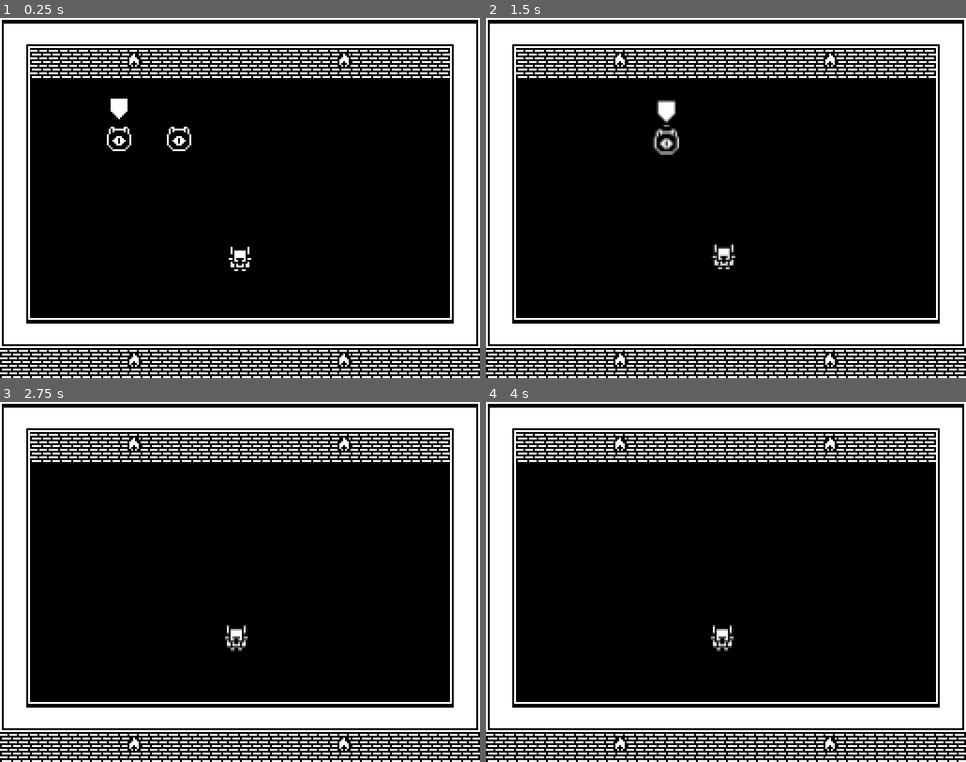
Above: before the commit, frames 1-4 (two rows, left to right).
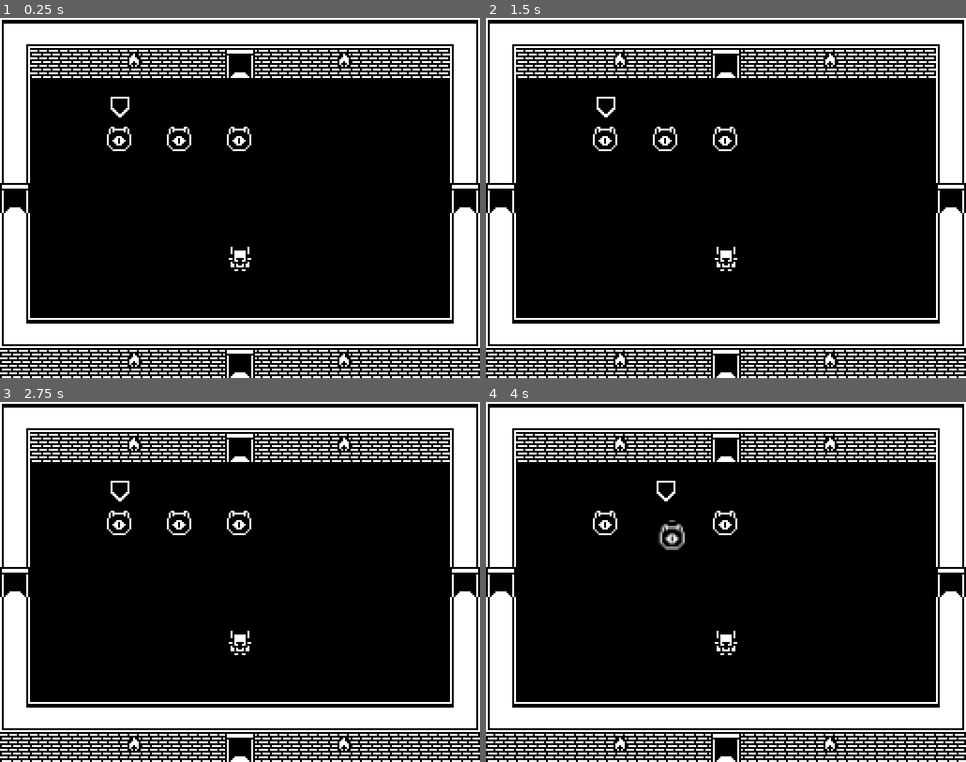
Above: after the commit, the same moments.

Repository: scytail/LiteCrawl2
Game: Godot game, scene res://scenes/game.tscn
Same seed, same stepped clock (60 frames per second), same inputs: the game is played once before the commit and once after it.
Inputs:
- Up to frame 1 (0.25 s): no input
- Up to frame 2 (1.5 s): tap Enter at 0.5 s; hold Space (action) 0.53-1.28 s; tap Tab (change target) at 1.35 s
- Up to frame 3 (2.75 s): tap Space (action) at 2 s; hold Space (action) from 2.03 s (still down)
- Up to frame 4 (4 s): release Space (action) at 2.78 s; tap Tab (change target) at 2.85 s; tap Enter at 3.5 s; hold Space (action) from 3.53 s (still down)

The runs differ from the first frame. In frame 1, 1.6% of the frame differs, in the area x 0-100%, y 8-100%; in frame 2, 2.4%; in frame 3, 2.0%; in frame 4, 2.1%.
Error before the commit: Cannot call method 'queue_free' on a null value. (res://scripts/manager.gd:112)

Commit message:
updated pointer; generate doors
doors now generate based on the map location
updated pointer to be more visual
fixed some of the action process to be more flexible
updated "enemy" class to be "fightable" to more generically describe its function

Diff:
--- a/resources/grid/enemy_room_option.gd
+++ b/resources/grid/enemy_room_option.gd
@@ -7,21 +7,26 @@
 var cat_spawn_chance: int
 
 
-func generate_room() -> RoomData:
+func generate_room(left: bool, down: bool, up: bool, right: bool) -> RoomData:
 	var room_data = RoomData.new()
 	room_data.targetables.append_array(_generate_baddies())
 	room_data.targetables.append_array(_generate_goodies())
+	room_data.targetables.append_array(_generate_doors(left, down, up, right))
 	return room_data
 
 
 ## Creates bad stuff in the game
 func _generate_baddies() -> Array[Targetable]:
 	var baddies: Array[Targetable] = []
+	var baddie_x_spawn = 64
 	for enemy_counter in range(0, randi_range(enemy_spawn_range.x, enemy_spawn_range.y)):
-		var enemy: Enemy = Enemy.new()
+		var enemy = Fightable.new()
 		enemy.health_points = 1
 		enemy.attack_points = 1
+		enemy.spawn_coords = Vector2(baddie_x_spawn, 64)
 		baddies.append(enemy)
+
+		baddie_x_spawn += 32
 
 	return baddies
 
@@ -30,7 +35,29 @@
 func _generate_goodies() -> Array[Targetable]:
 	var goodies: Array[Targetable] = []
 	if randi_range(0,99) < cat_spawn_chance:
-		var cat: Targetable = Targetable.new()
+		var cat = Cat.new()
+		cat.spawn_coords = Vector2(192, 96)
 		goodies.append(cat)
 
 	return goodies
+
+
+func _generate_doors(left: bool, down: bool, up: bool, right: bool) -> Array[Targetable]:
+	var doors: Array[Targetable] = []
+	if left:
+		var door = Door.new()
+		door.spawn_coords = Vector2(8, 96)
+		doors.append(door)
+	if down:
+		var door = Door.new()
+		door.spawn_coords = Vector2(128, 184)
+		doors.append(door)
+	if up:
+		var door = Door.new()
+		door.spawn_coords = Vector2(128, 24)
+		doors.append(door)
+	if right:
+		var door = Door.new()
+		door.spawn_coords = Vector2(248, 96)
+		doors.append(door)
+	return doors
--- a/resources/grid/levelGrid.gd
+++ b/resources/grid/levelGrid.gd
@@ -2,7 +2,7 @@
 
 
 ## The grid coordinates of the room the player is currently in
-var current_room_coords = Vector2i()
+var current_room_coords = Vector2i(1,1)
 
 var _room_grid: Array[Array]
 
--- a/resources/grid/levelGridTemplate.gd
+++ b/resources/grid/levelGridTemplate.gd
@@ -15,7 +15,12 @@
 		for y in range(0, grid_dimensions.y):
 			var selected_room_option = room_options.pick_random()
 
-			var room_data = selected_room_option.generate_room()
+			var left = x > 0
+			var down = y < grid_dimensions.y - 1
+			var up = y > 0
+			var right = x < grid_dimensions.x - 1
+
+			var room_data = selected_room_option.generate_room(left, down, up, right)
 			level_grid.add_room(Vector2(x,y), room_data)
 
 	return level_grid
--- /dev/null
+++ b/resources/targetables/cat.gd
@@ -0,0 +1,6 @@
+class_name Cat
+extends Targetable
+
+
+func type():
+	return "Cat"
--- /dev/null
+++ b/resources/targetables/door.gd
@@ -0,0 +1,6 @@
+class_name Door
+extends Targetable
+
+
+func type():
+	return "Door"
--- a/resources/targetables/enemy.gd
+++ /dev/null
@@ -1,14 +0,0 @@
-class_name Enemy
-extends Targetable
-
-var health_points: int
-var attack_points: int
-
-
-func type():
-	return "Enemy"
-
-
-func act(target: Enemy):
-	scene.do_attack_animation(target.scene)
-	target.health_points -= attack_points
--- /dev/null
+++ b/resources/targetables/fightable.gd
@@ -0,0 +1,21 @@
+class_name Fightable
+extends Targetable
+
+var health_points: int
+var attack_points: int
+
+
+func type():
+	return "Fightable"
+
+
+func act(target: Targetable):
+	scene.do_attack_animation(target.scene)
+	target.act_on(self)
+
+
+func act_on(actor: Targetable):
+	# TODO: actor should dictate how it's acting on the target, not
+	#       the other way around
+	if actor.type() == "Fightable":
+		health_points -= actor.attack_points
--- a/resources/targetables/player.gd
+++ b/resources/targetables/player.gd
@@ -1,5 +1,5 @@
 class_name Player
-extends Enemy
+extends Fightable
 
 
 func type():
--- a/resources/targetables/targetable.gd
+++ b/resources/targetables/targetable.gd
@@ -2,6 +2,7 @@
 extends Resource
 
 var scene: Node2D
+var spawn_coords: Vector2
 
 
 ## The type of targetable
@@ -10,10 +11,10 @@
 
 
 ## Triggers when the targetable acts
-func act(_player: Player):
+func act(_target: Targetable):
 	pass
 
 
 ## Triggers when the targetable is acted on
-func act_on(_player: Player):
+func act_on(_actor: Targetable):
 	pass
--- /dev/null
+++ b/scenes/door.tscn
@@ -0,0 +1,15 @@
+[gd_scene load_steps=4 format=3 uid="uid://ce7vhkk0pdhht"]
+
+[ext_resource type="Script" path="res://scripts/scenes/targetable_body.gd" id="1_e3yl2"]
+[ext_resource type="Texture2D" uid="uid://dkk8q8rgbjmxn" path="res://sprites/World_spritesheet_16x16.png" id="2_yhwni"]
+
+[sub_resource type="AtlasTexture" id="AtlasTexture_kegro"]
+atlas = ExtResource("2_yhwni")
+region = Rect2(0, 64, 16, 16)
+
+[node name="Door" type="CharacterBody2D"]
+motion_mode = 1
+script = ExtResource("1_e3yl2")
+
+[node name="Sprite2D" type="Sprite2D" parent="."]
+texture = SubResource("AtlasTexture_kegro")
--- a/scenes/game.tscn
+++ b/scenes/game.tscn
@@ -1,11 +1,11 @@
-[gd_scene load_steps=10 format=4 uid="uid://gsa875cdb1lf"]
+[gd_scene load_steps=9 format=4 uid="uid://gsa875cdb1lf"]
 
 [ext_resource type="PackedScene" uid="uid://bttqnha5niyt" path="res://scenes/player.tscn" id="1_op802"]
 [ext_resource type="TileSet" uid="uid://bqu7b1hpw4taw" path="res://sprites/world.tres" id="2_2sbvu"]
 [ext_resource type="Script" path="res://resources/grid/enemy_room_option.gd" id="3_caeyj"]
 [ext_resource type="Script" path="res://scripts/manager.gd" id="3_odegu"]
 [ext_resource type="Script" path="res://resources/grid/levelGridTemplate.gd" id="4_0fobp"]
-[ext_resource type="Texture2D" uid="uid://b6wspms2npesw" path="res://sprites/GUI_nobg_16x16.png" id="4_8mpew"]
+[ext_resource type="PackedScene" uid="uid://cmbf7k53r7pi2" path="res://scenes/pointer.tscn" id="6_yd85f"]
 
 [sub_resource type="Resource" id="Resource_0jgsq"]
 script = ExtResource("3_caeyj")
@@ -14,12 +14,8 @@
 
 [sub_resource type="Resource" id="Resource_pdl0n"]
 script = ExtResource("4_0fobp")
-grid_dimensions = Vector2i(2, 2)
+grid_dimensions = Vector2i(3, 3)
 room_options = Array[ExtResource("3_caeyj")]([SubResource("Resource_0jgsq")])
-
-[sub_resource type="AtlasTexture" id="AtlasTexture_84hpa"]
-atlas = ExtResource("4_8mpew")
-region = Rect2(0, 128, 16, 16)
 
 [node name="Game" type="Node2D"]
 
@@ -32,10 +28,9 @@
 gridTemplate = SubResource("Resource_pdl0n")
 enemy_scene_path = "res://scenes/DemonEye.tscn"
 cat_scene_path = "res://scenes/cat.tscn"
+door_scene_path = "res://scenes/door.tscn"
 
 [node name="Player" parent="Manager" instance=ExtResource("1_op802")]
 position = Vector2(128, 128)
 
-[node name="Pointer" type="Sprite2D" parent="Manager"]
-position = Vector2(32, 48)
-texture = SubResource("AtlasTexture_84hpa")
+[node name="Pointer" parent="Manager" instance=ExtResource("6_yd85f")]
--- /dev/null
+++ b/scenes/pointer.tscn
@@ -0,0 +1,13 @@
+[gd_scene load_steps=3 format=3 uid="uid://cmbf7k53r7pi2"]
+
+[ext_resource type="Texture2D" uid="uid://ctcvcvmgha7q7" path="res://sprites/pointer.png" id="1_togea"]
+
+[sub_resource type="AtlasTexture" id="AtlasTexture_kegro"]
+atlas = ExtResource("1_togea")
+region = Rect2(0, 0, 16, 16)
+
+[node name="Pointer" type="CharacterBody2D"]
+motion_mode = 1
+
+[node name="Sprite2D" type="Sprite2D" parent="."]
+texture = SubResource("AtlasTexture_kegro")
--- a/scripts/manager.gd
+++ b/scripts/manager.gd
@@ -12,6 +12,9 @@
 ## A path to a scene file for spawned cats
 @export_file("*.tscn")
 var cat_scene_path: String
+## A path to a scene file for spawned doors
+@export_file("*.tscn")
+var door_scene_path: String
 
 ## The index of the targetable in a room array selected by the player
 var selected_target: int = 0
@@ -32,6 +35,7 @@
 	player.health_points = 10
 	player.attack_points = 1
 	player.scene = $Player
+	player.spawn_coords = $Player.position
 
 	_level_grid = gridTemplate.generate_grid()
 	_spawn_targetable_scenes()
@@ -70,6 +74,7 @@
 			current_actor = targetables[_turn_index]
 
 		if current_actor.scene.is_done_animating:
+			current_actor.scene.position = current_actor.spawn_coords
 			_change_turn()
 
 
@@ -86,13 +91,13 @@
 func _spawn_targetable_scenes():
 	# TODO: might be better to store the path and maybe the spawn coords
 	#       somehow in the targetable
-	var baddie_x_spawn = 64
 	for targetable in _level_grid.get_room(_level_grid.current_room_coords).targetables:
-		if targetable.type() == "Enemy":
-			_instantiate_scene(targetable, enemy_scene_path, Vector2(baddie_x_spawn, 64))
-			baddie_x_spawn += 32
-		else:
-			_instantiate_scene(targetable, cat_scene_path, Vector2(192, 96))
+		if targetable.type() == "Fightable":
+			_instantiate_scene(targetable, enemy_scene_path, targetable.spawn_coords)
+		elif targetable.type() == "Door":
+			_instantiate_scene(targetable, door_scene_path, targetable.spawn_coords)
+		elif targetable.type() == "Cat":
+			_instantiate_scene(targetable, cat_scene_path, targetable.spawn_coords)
 
 
 ## Spawns a scene within the game
@@ -150,7 +155,7 @@
 		player.scene.queue_free()
 
 	for targetable: Targetable in _level_grid.get_room(_level_grid.current_room_coords).targetables:
-		if targetable.type() == "Enemy":
+		if targetable.type() == "Fightable":
 			if targetable.health_points <= 0:
 				targetable.scene.queue_free()
 				_level_grid.get_room(_level_grid.current_room_coords).targetables.erase(targetable)
Binary file added: sprites/World_spritesheet_16x16.png
Not shown, added: sprites/World_spritesheet_16x16.png.import
Binary file added: sprites/pointer.png
Not shown, added: sprites/pointer.png.import
